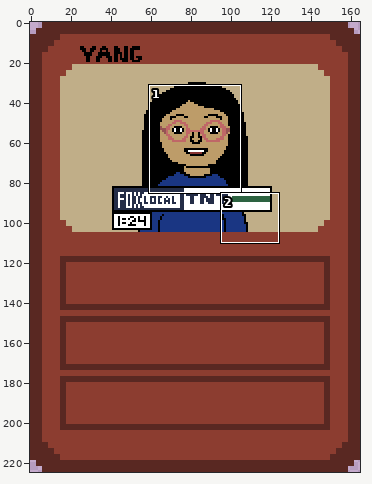
Sprite sheet, stored at Images/card_3.png. Above: a wide view before the commit, with the close-up outlined.
Close-up. Before:
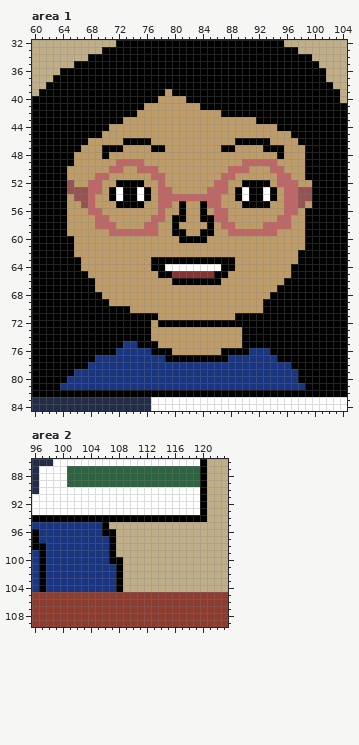
Shown: area 1: x 60..104, y 32..84; area 2: x 96..123, y 86..109.
After:
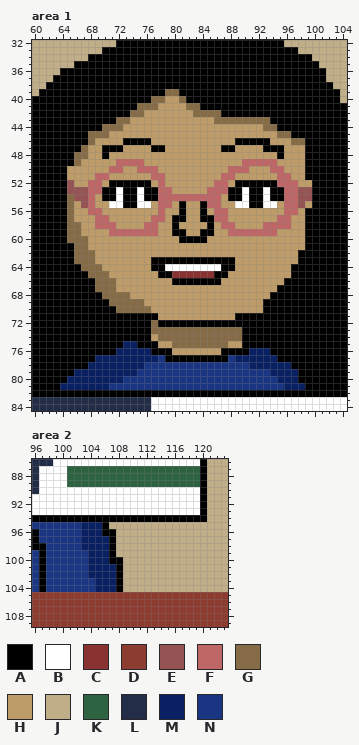
Palette (. is transparent): A #000000  B #ffffff  C #883332  D #8c3d30  E #955353  F #bf6767  G #856c46  H #bd9c69  J #c0ae88  K #2d6341  L #242d47  M #092163  N #1a3683
Commit: more cards and fixed size
Change:
file 990x1350 -> 165x225 pixels (blocks of 6x6 -> 1x1; one block is one cell here)
Area 1:
Colour H becomes colour A in row 52 at x 71, 76, 89 and 94; in rows 53 to 54 at x 70, 77, 88 and 95.
Colour A becomes colour B in row 55 at x 72, 75, 90 and 93.
Colour H becomes colour B in row 55 at x 71, 76, 89 and 94.
Colour A becomes colour G in row 39 at x 80; in row 40 at x 77; in row 41 at x 75; in row 42 at x 74; in row 43 at x 72 and 92 to 93; in row 44 at x 70.
Colour A becomes colour G in row 45 at x 68 to 69; in row 46 at x 98; in row 60 at x 65; in row 63 at x 66; in row 70 at x 72 to 73.
Colour H becomes colour G in row 39 at x 79; in row 40 at x 78 and 81; in row 41 at x 76 to 77 and 82 to 83; in row 42 at x 75 and 83 to 86; in row 43 at x 73 and 86 to 91; in row 44 at x 71 to 72 and 93 to 94.
Colour H becomes colour G in row 45 at x 70 and 95 to 96; in row 46 at x 68 and 97; in row 47 at x 67; in row 48 at x 66 to 67; in row 49 at x 66; in rows 54 to 57 at x 65.
Colour H becomes colour G in rows 58 to 59 at x 65 to 66; in rows 60 to 61 at x 66 to 67; in row 62 at x 66 to 68; in row 63 at x 67 to 68; in row 64 at x 67 to 69; in row 65 at x 68 to 70.
Colour H becomes colour G in rows 66 to 67 at x 69 to 71; in row 68 at x 70 to 73; in row 69 at x 71 to 75; in row 70 at x 74 to 76; in row 72 at x 77; in row 73 at x 77 to 89.
Colour H becomes colour G in row 74 at x 78 to 89; in row 75 at x 80 to 87.
Colour N becomes colour M in row 75 at x 73 to 74; in row 76 at x 72 to 76 and 91 to 93; in row 77 at x 69 to 77 and 89 to 94; in row 78 at x 68 to 75 and 91 to 96; in row 79 at x 66 to 74 and 94 to 97; in row 80 at x 65 to 72 and 95 to 97.
Colour N becomes colour M in row 81 at x 64 to 70 and 96 to 98.
Area 2:
Colour N becomes colour M in rows 95 to 96 at x 103 to 105; in rows 97 to 98 at x 103 to 106; in rows 99 to 100 at x 104 to 106; in rows 101 to 102 at x 104 to 107; in rows 103 to 104 at x 105 to 107.
Pixel boxes of the changes (left, top, right, bottom) in both close-ups:
changed: (60, 89, 305, 390)
changed: (81, 522, 116, 592)
